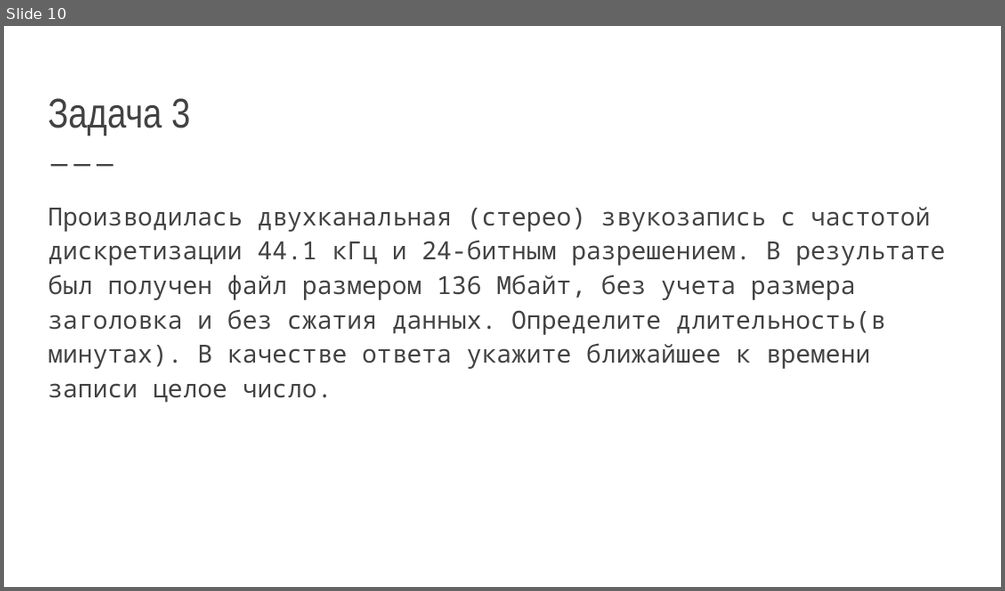
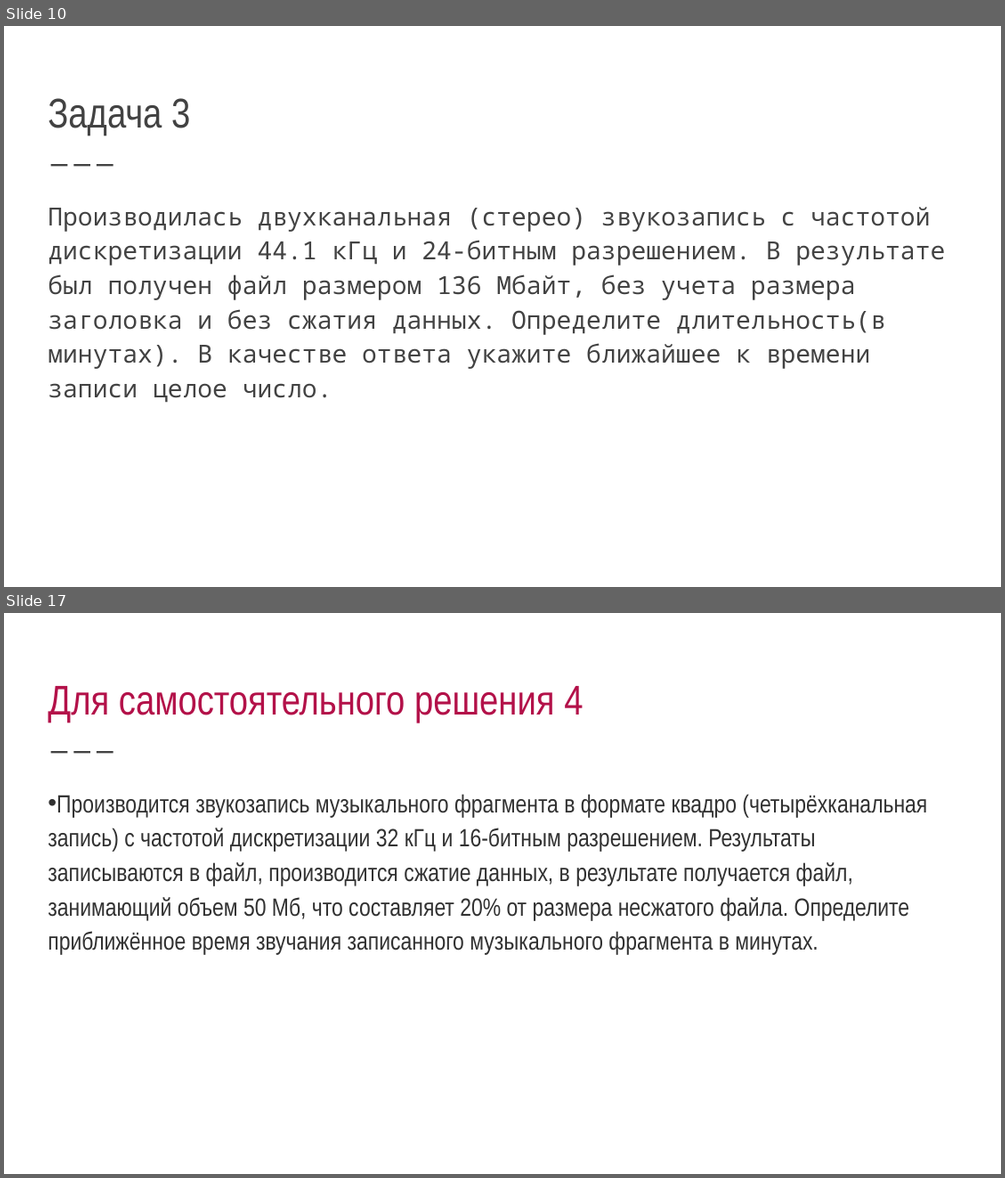
Before and after one commit to EPostanogova/1561_for_students, a slide deck: конспекты к задачам егэ/Простые вычисления.pptx. Shown one above the other, each under a label of ours: slide 10 before the commit, slides 10 and 17 after it; the slides between them are not shown. The pictures are 1005x591 and 1005x1178 pixels, drawn with LibreOffice and Linux fonts; fonts in the diff are those of the drawing. Boxes give left, top, right and bottom in pixels: in the first picture for what was removed or moved away, otherwise in the second. Text is boxed around its words. In the diff, an @@ line names an element or a change of style, - is before the commit and + after.

```diff
--- a/конспекты к задачам егэ/Простые вычисления.pptx
+++ b/конспекты к задачам егэ/Простые вычисления.pptx
@@ slide 17 added at (4, 613, 1001, 1174), background #FFFFFF; not listed: 1 template element that a slide beside it also shows @@
@@ title added at (48, 686, 582, 723), 30 pt, text #B31149 @@
+Для самостоятельного решения 4
@@ text added at (48, 794, 927, 955), 18 pt, text #323232 @@
+• Производится звукозапись музыкального фрагмента в формате квадро (четырёхканальная запись) с частотой дискретизации 32 кГц и 16-битным разрешением. Результаты записываются в файл, производится сжатие данных, в результате получается файл, занимающий объем 50 Мб, что составляет 20% от размера несжатого файла. Определите приближённое время звучания записанного музыкального фрагмента в минутах.
```
Also in this commit, not shown: 7 other slides changed, 8 other slides added.
